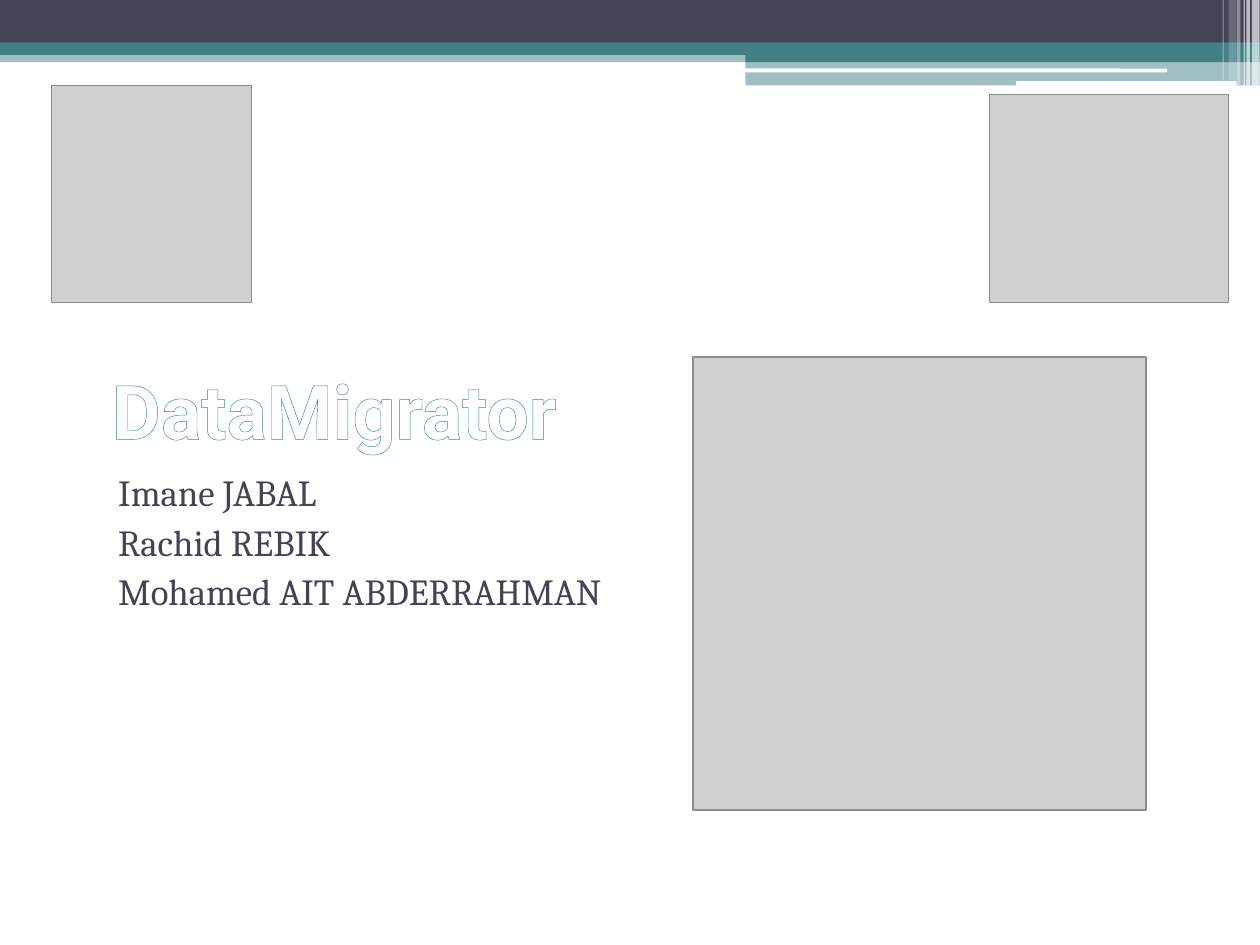
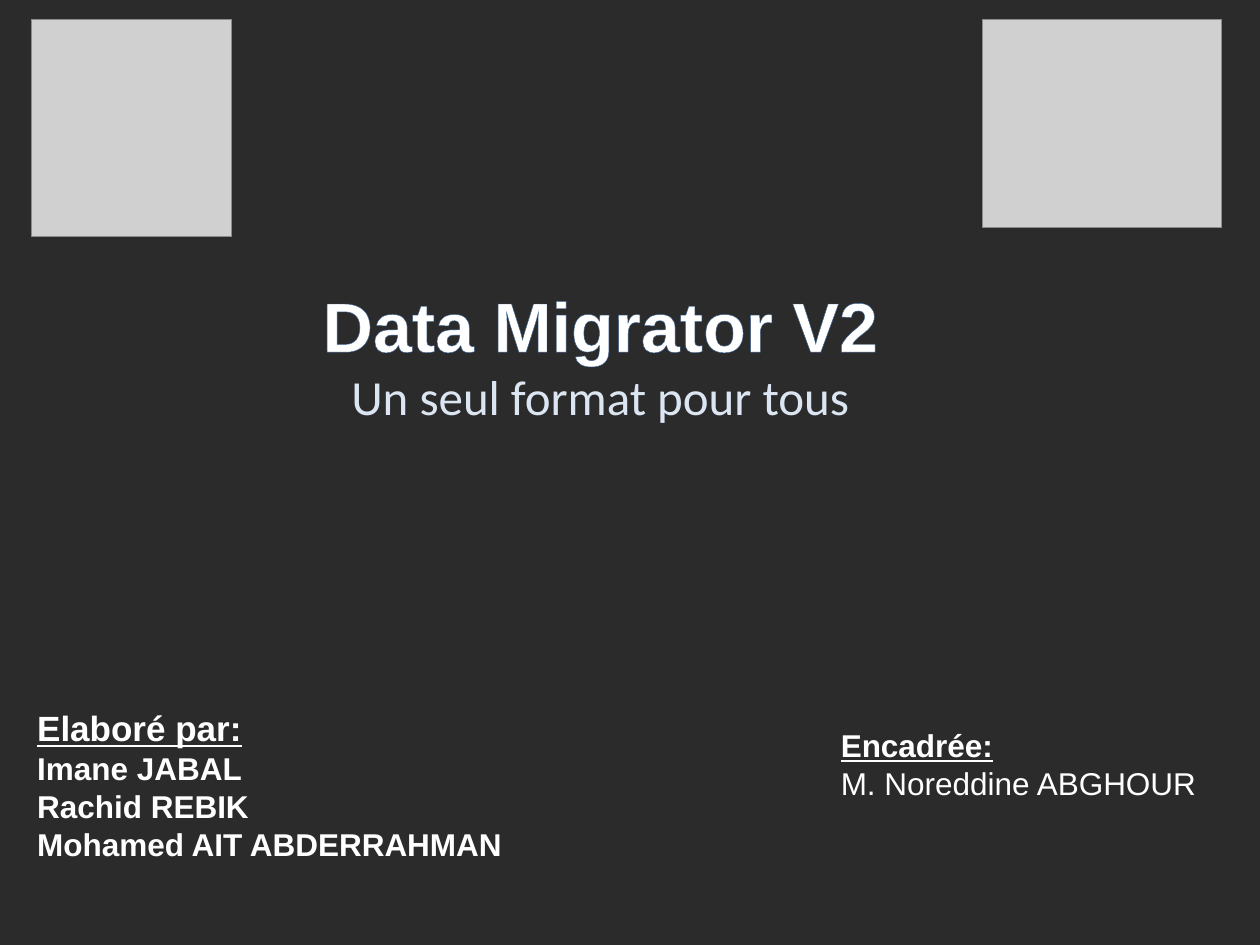
Before and after one commit to anunnakian/db2file, a slide deck: slide 1 of docs/dataMigrator.pptx. Drawn at 1260x945 pixels with LibreOffice and Linux fonts; fonts in the diff are those of the drawing; grey boxes stand for pictures; background and template pictures are left out; a plain dark background stands for a picture behind light text. Boxes give left, top, right and bottom in pixels: in the first picture for what was removed or moved away, otherwise in the second. Text is boxed around its words. In the diff, an @@ line names an element or a change of style, - is before the commit and + after.

```diff
--- a/docs/dataMigrator.pptx
+++ b/docs/dataMigrator.pptx
@@ background #FFFFFF to picture (left out) @@
@@ rectangle removed at [0,0,1260,43] @@
@@ picture: place and size @@
-picture at [52,86,251,302]
+picture at [32,19,231,236]
@@ picture: place and size @@
-picture at [990,94,1228,302]
+picture at [983,19,1221,227]
@@ rectangle removed at [1222,0,1223,81] @@
@@ rectangle removed at [1228,0,1236,81] @@
@@ rectangle removed at [1237,0,1241,86] @@
@@ rectangle removed at [1244,0,1245,86] @@
@@ rectangle removed at [1246,0,1250,86] @@
@@ rectangle removed at [1252,0,1260,86] @@
@@ rectangle removed at [0,50,1260,62] @@
@@ rectangle removed at [0,43,1260,55] @@
@@ rectangle removed at [746,49,1260,62] @@
@@ rounded rectangle removed at [745,68,1167,72] @@
@@ rectangle removed at [746,60,1260,86] @@
@@ rounded rectangle removed at [1016,81,1236,86] @@
@@ text added at [322,301,878,423], 28 pt, text #DCE6F2 @@
+Data Migrator V2
+Un seul format pour tous
@@ picture removed at [693,357,1147,810] @@
@@ title removed at [112,383,556,456] @@
-DataMigrator
@@ text "Elaboré par:": place and size @@
-text "Elaboré par:" at [118,481,602,606]
+text "Elaboré par:" at [37,715,502,857]
@@ text at [37,715,241,748]: paragraph added @@
+Elaboré par:
@@ text added at [841,734,1196,796], 18 pt, text #FFFFFF @@
+Encadrée:
+M. Noreddine ABGHOUR
@@ text at [37,758,502,857]: size 21 to 18 pt, font Cambria to Arial, text colour #424456 to #FFFFFF, bold on in "Imane JABAL", "Rachid REBIK", "Mohamed AIT ABDERRAHMAN"; indent changed; less space between paragraphs @@
```
Also in this commit, not shown: 3 other slides changed, 6 slides added, 17 slides removed, 12 other files.
